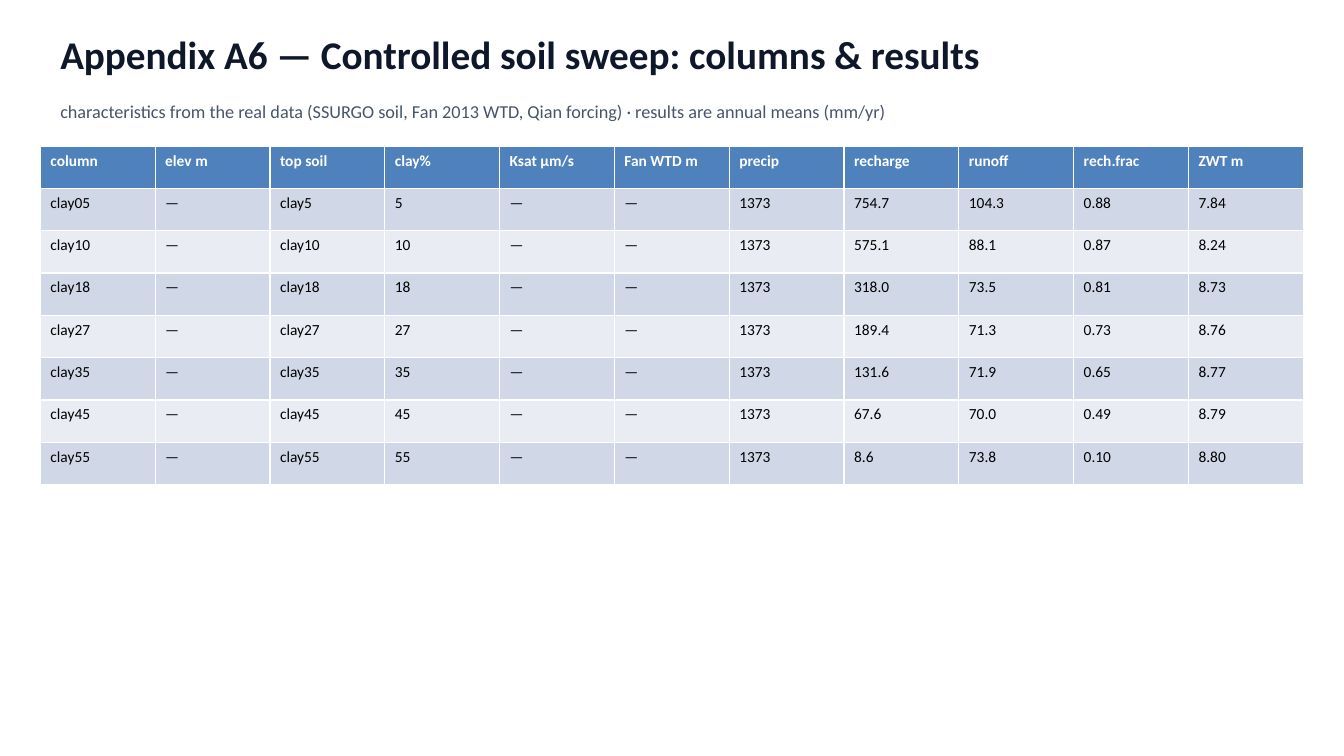
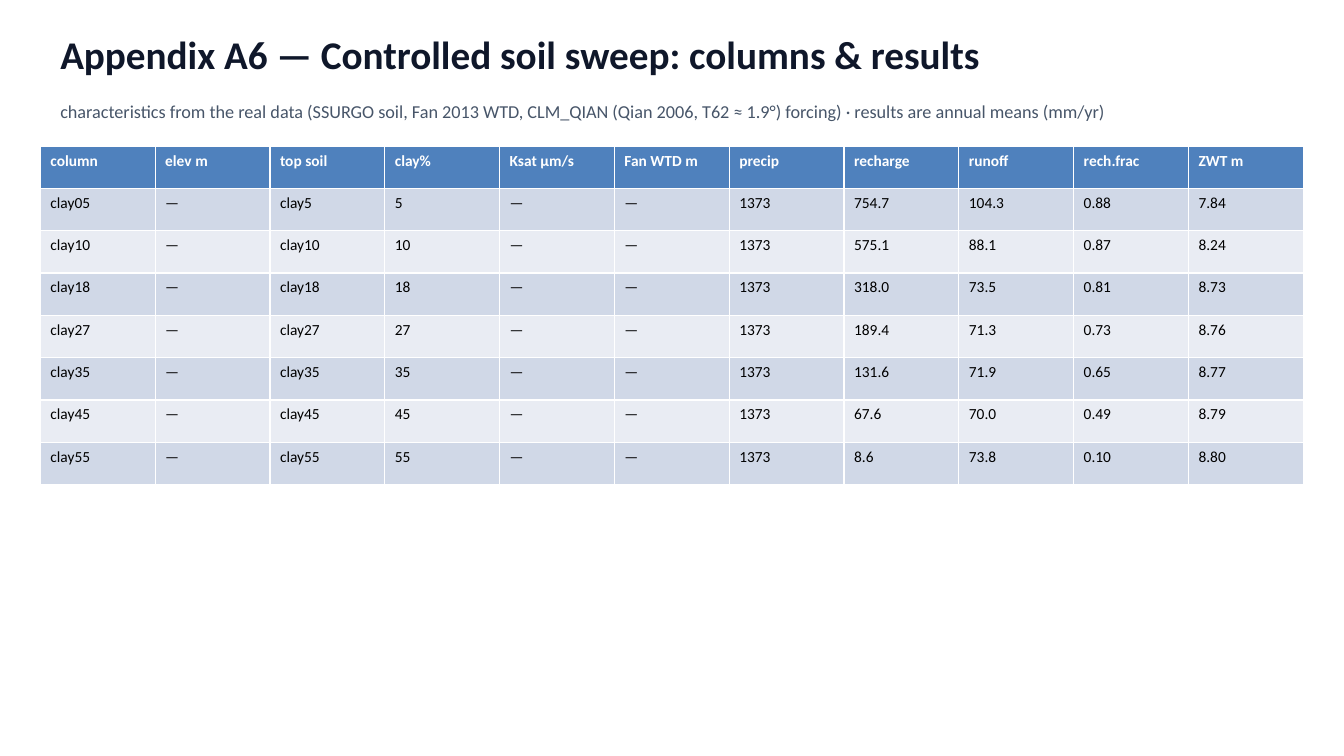
Before and after one commit to hoangtv1899/multi-agent-framework, a slide deck: slide 47 of docs/slides/story_20260705.pptx. Drawn at 1344x756 pixels with LibreOffice and Linux fonts; fonts in the diff are those of the drawing. Boxes give left, top, right and bottom in pixels: in the first picture for what was removed or moved away, otherwise in the second. Text is boxed around its words. In the diff, an @@ line names an element or a change of style, - is before the commit and + after.

```diff
--- a/docs/slides/story_20260705.pptx
+++ b/docs/slides/story_20260705.pptx
@@ text at box(60, 105, 1105, 121): text changed @@
-characteristics from the real data (SSURGO soil, Fan 2013 WTD, Qian forcing) · results are annual means (mm/yr)
+characteristics from the real data (SSURGO soil, Fan 2013 WTD, CLM_QIAN (Qian 2006, T62 ≈ 1.9°) forcing) · results are annual means (mm/yr)
```
Also in this commit, not shown: 7 other slides changed, 2 other files.
